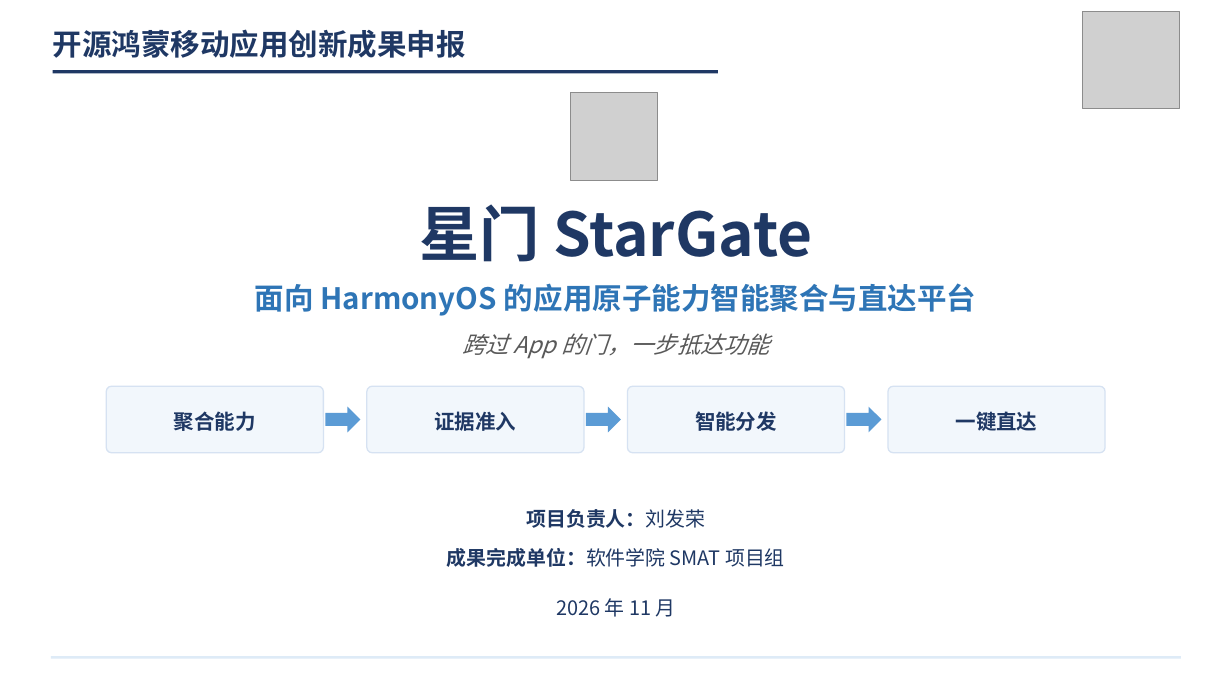
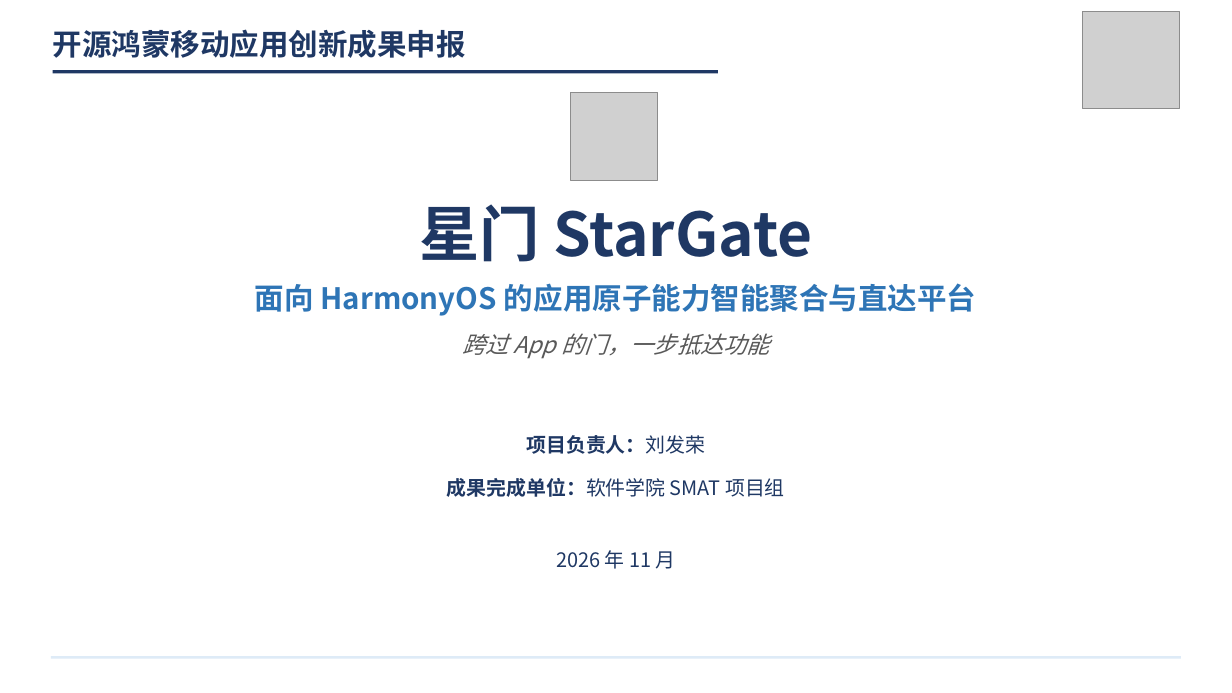
Before and after one commit to growvv/stargate, a slide deck: slide 1 of submission/StarGate_答辩PPT.pptx. Drawn at 1232x693 pixels with LibreOffice and Linux fonts; fonts in the diff are those of the drawing; grey boxes stand for pictures. Boxes give left, top, right and bottom in pixels: in the first picture for what was removed or moved away, otherwise in the second. Text is boxed around its words. In the diff, an @@ line names an element or a change of style, - is before the commit and + after.

```diff
--- a/submission/StarGate_答辩PPT.pptx
+++ b/submission/StarGate_答辩PPT.pptx
@@ rounded rectangle removed at (x1=106, y1=386, x2=323, y2=453) @@
@@ rounded rectangle removed at (x1=367, y1=386, x2=584, y2=453) @@
@@ rounded rectangle removed at (x1=628, y1=386, x2=845, y2=453) @@
@@ rounded rectangle removed at (x1=888, y1=386, x2=1105, y2=453) @@
@@ text removed at (x1=174, y1=411, x2=256, y2=431) @@
-聚合能力
@@ right arrow removed at (x1=325, y1=407, x2=360, y2=433) @@
@@ text removed at (x1=434, y1=411, x2=516, y2=431) @@
-证据准入
@@ right arrow removed at (x1=586, y1=407, x2=621, y2=433) @@
@@ text removed at (x1=695, y1=411, x2=777, y2=431) @@
-智能分发
@@ right arrow removed at (x1=847, y1=407, x2=882, y2=433) @@
@@ text removed at (x1=956, y1=411, x2=1038, y2=431) @@
-一键直达
@@ text "项目负责人：刘发荣" moved from (x1=526, y1=509, x2=705, y2=528) to (x1=526, y1=435, x2=705, y2=454) @@
@@ text "成果完成单位：软件学院 SMAT 项目组" moved from (x1=447, y1=548, x2=785, y2=567) to (x1=447, y1=478, x2=785, y2=497) @@
@@ text "2026 年 11 月" moved from (x1=556, y1=598, x2=676, y2=617) to (x1=556, y1=550, x2=676, y2=569) @@
```
Also in this commit, not shown: 9 other slides changed, 1 slide added, 2 slides removed, 51 other files.
